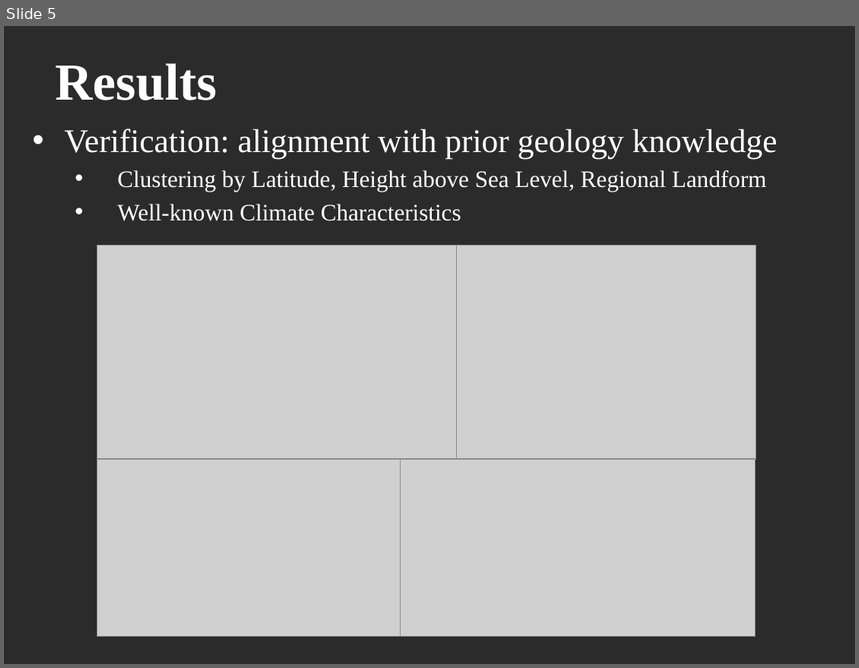
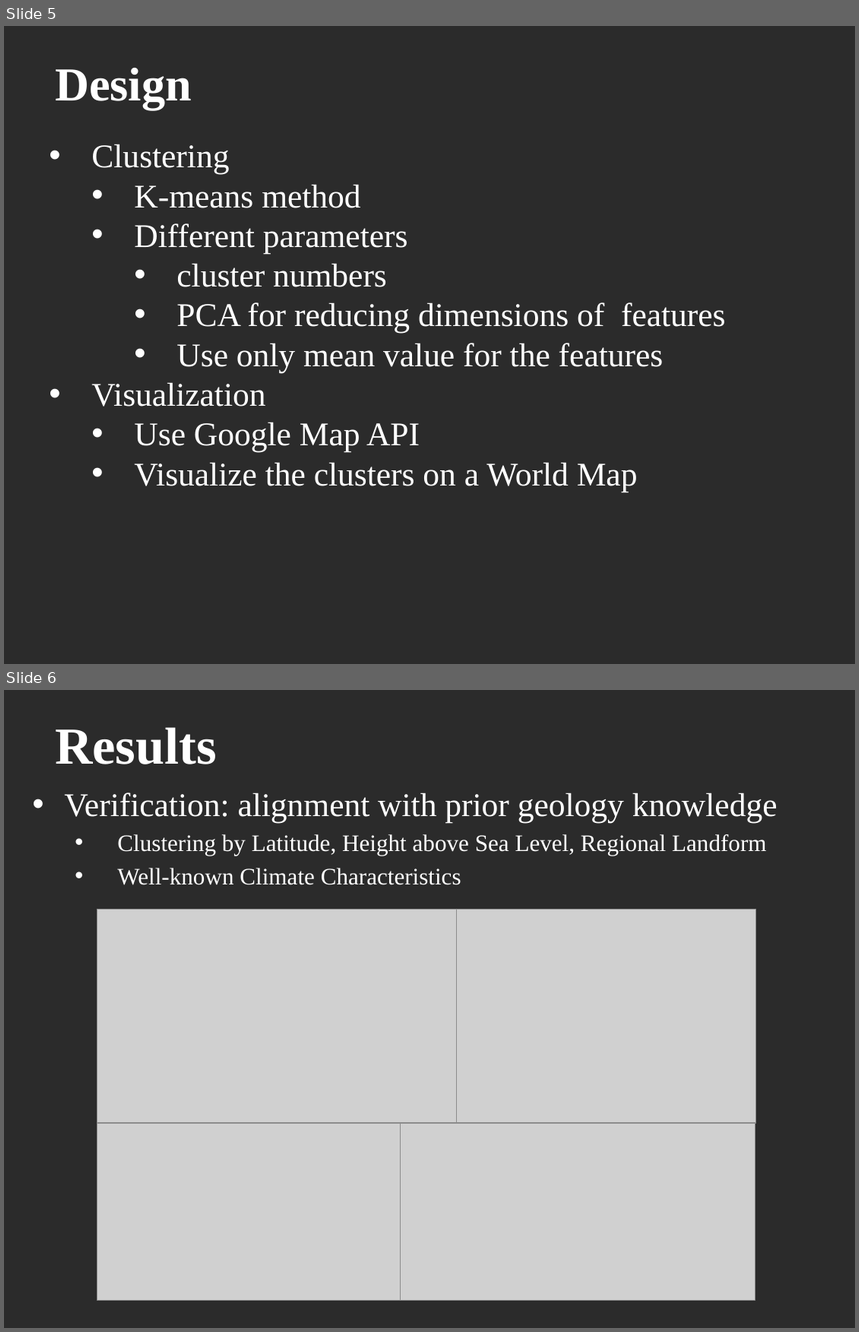
Before and after one commit to raynald/ETH_BBBigData, a slide deck: report/Milestone 2.pptx. Shown one above the other, each under a label of ours: slide 5 before the commit, slides 5 and 6 after it. The pictures are 859x668 and 859x1332 pixels, drawn with LibreOffice and Linux fonts; fonts in the diff are those of the drawing; grey boxes stand for pictures; background and template pictures are left out; a plain dark background stands for a picture behind light text. Boxes give left, top, right and bottom in pixels: in the first picture for what was removed or moved away, otherwise in the second. Text is boxed around its words. In the diff, an @@ line names an element or a change of style, - is before the commit and + after.

Commit message:
update on design part

```diff
--- a/report/Milestone 2.pptx
+++ b/report/Milestone 2.pptx
@@ slide 5 added at [4,26,855,664], background picture (left out) @@
@@ title added at [55,68,192,110], 40 pt, text #FFFFFF, bold @@
+Design
@@ text added at [91,144,726,492], 28 pt, text #FFFFFF @@
+• Clustering
+    • K-means method
+  • Different parameters
+    • cluster numbers
+    • PCA for reducing dimensions of features
+    • Use only mean value for the features
+• Visualization
+  • Use Google Map API
+  • Visualize the clusters on a World Map
@@ what was slide 5 is now slide 6 @@
```
Also in this commit, not shown: 1 other slide added, 1 slide removed.
